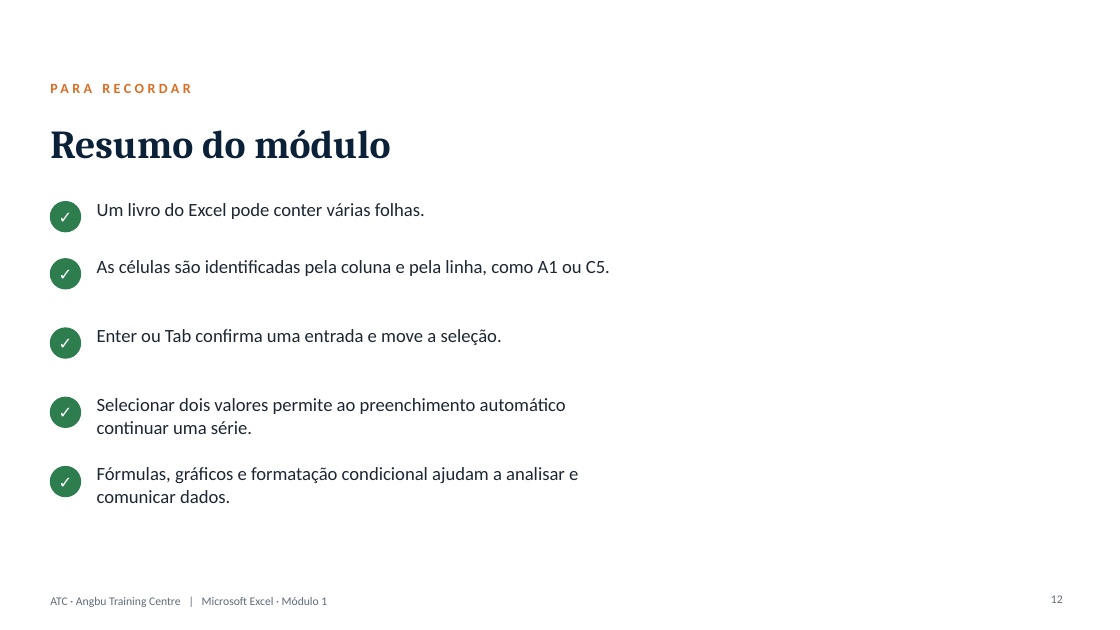
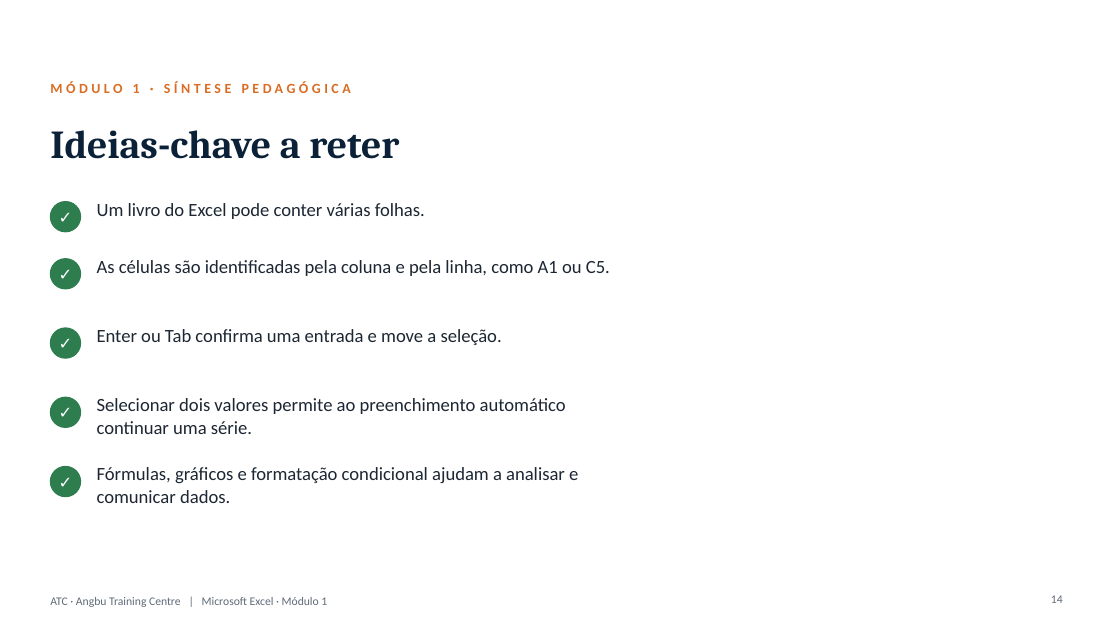
Before and after one commit to almeidaojose36/atc_lms, a slide deck: slide 14 of producao/apresentacoes/Excel_Modulo1.pptx (slide 12 before the commit). Drawn at 1120x630 pixels with LibreOffice and Linux fonts; fonts in the diff are those of the drawing; background and template pictures are left out. Boxes give left, top, right and bottom in pixels: in the first picture for what was removed or moved away, otherwise in the second. Text is boxed around its words. In the diff, an @@ line names an element or a change of style, - is before the commit and + after.

```diff
--- a/producao/apresentacoes/Excel_Modulo1.pptx
+++ b/producao/apresentacoes/Excel_Modulo1.pptx
@@ text at box(50, 81, 351, 93): text changed @@
-PARA RECORDAR
+MÓDULO 1 · SÍNTESE PEDAGÓGICA
@@ text at box(50, 130, 399, 159): text changed @@
-Resumo do módulo
+Ideias-chave a reter
@@ page number at box(1051, 595, 1063, 603): text changed @@
-12
+14
```
Also in this commit, not shown: 14 other slides changed, 3 slides added, 22 other files.
